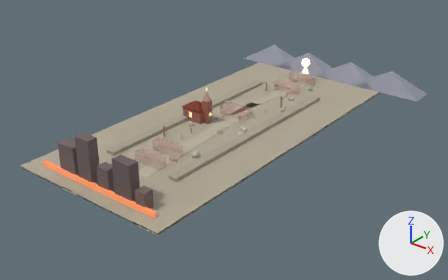
Before and after pictures for a commit that changed the glTF model assets/imported_scenes/wilderness_road.glb.
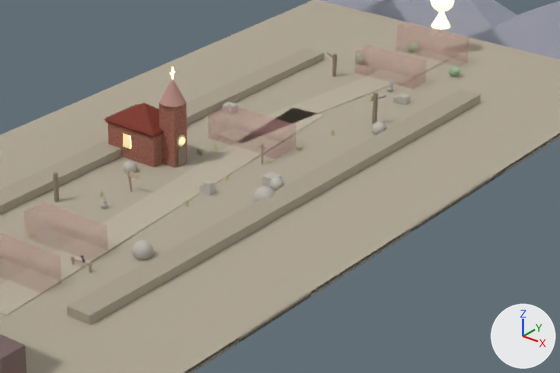
The first picture shows the older version from a 50 mm lens placed at (111.1, -140.3, 80.3), pointed at (2.4, -4.5, -3.9). The close-ups show the older and then the newer version on the part from 32% to 78% of the width and 22% to 71% of the height of that picture. Only the edits that show in the close-ups are written down. Arrows for +X, +Y and +Z are at lower right; the lights stay in place. Where no turn or scale is listed for an object, it has been applied to the vertices.
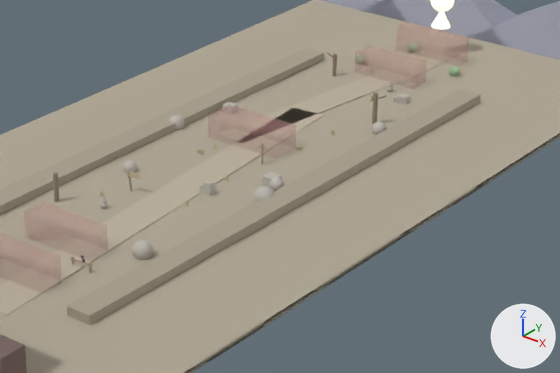
Not visible in the close-ups: 'VIS_PROP_Chapel.006'.

What changed in the scene script:
```text
Change mat_material_17:
    remove # nodes: BsdfPrincipled, Mix, NormalMap, OutputMaterial, TexImage x2
    remove # colours: white #ece7df
    remove # uses the picture img_image_0
    remove # uses the picture img_image_1
    nodes: BsdfPrincipled, OutputMaterial
    colours: grey #bcb6ad
Change mat_material_25:
    mat_material_25.roughness: 0.62 -> 0.85
Change mat_material_32:
    mat_material_32.base_color: (0.46, 0.44, 0.28) -> (0.08, 0.08, 0.1)  # beige #b5b190 -> dark grey #505059
    mat_material_32.roughness: 0.85 -> 0.8
Change mat_material_34:
    mat_material_34.base_color: (0.56, 0.52, 0.32) -> (0.6, 0.3, 0.3)  # beige #c5bf99 -> pink #cb9595
    mat_material_34.roughness: 0.85 -> 1.0
    mat_material_34.alpha: 1.0 -> 0.22
Change me_mesh_43:
    where me_mesh_43.from_pydata(...)  # 24 vertices, 68 faces; spans x -0.25..0.25, y -0.25..0.25, z -0.25..0.25
    remove me_mesh_43.materials.append(mat_material_32)  # beige #b5b190
    add me_mesh_43.materials.append(mat_material_24)  # beige #b5b190
Change me_mesh_44:
    where me_mesh_44.from_pydata(...)  # 24 vertices, 68 faces; spans x -0.15..0.15, y -0.15..0.15, z -0.2..0.2
    remove me_mesh_44.materials.append(mat_material_33)  # beige #b1ad8b
    add me_mesh_44.materials.append(mat_material_25)  # beige #b1ad8b
Change me_mesh_47:
    where me_mesh_47.from_pydata(...)  # 350 vertices, 624 faces; spans x -1.0..1.0, y -1.0..1.0, z -1.0..1.0
    remove me_mesh_47.materials.append(mat_material_25)  # grey #bcb6ad
    add me_mesh_47.materials.append(mat_material_17)  # grey #bcb6ad
Change me_mesh_49:
    where me_mesh_49.from_pydata(...)  # 350 vertices, 624 faces; spans x -0.8..0.8, y -0.8..0.8, z -0.8..0.8
    remove me_mesh_49.materials.append(mat_material_25)  # grey #bcb6ad
    add me_mesh_49.materials.append(mat_material_17)  # grey #bcb6ad
Change me_mesh_92:
    where me_mesh_92.from_pydata(...)  # 8 vertices, 12 faces; spans x -0.55..0.55, y -0.09..0.09, z -0.09..0.09
    remove me_mesh_92.materials.append(mat_material_35)  # beige #a2907c
    add me_mesh_92.materials.append(mat_material_27)  # beige #a2907c
Change me_mesh_114:
    where me_mesh_114.from_pydata(...)  # 8 vertices, 12 faces; spans x -4.5..4.5, y -1.5..1.5, z -1.5..1.5
    remove me_mesh_114.materials.append(mat_material_42)  # pink #cb9595
    add me_mesh_114.materials.append(mat_material_34)  # pink #cb9595
Change me_mesh_115:
    where me_mesh_115.from_pydata(...)  # 8 vertices, 12 faces; spans x -5.0..5.0, y -2.0..2.0, z -1.5..1.5
    remove me_mesh_115.materials.append(mat_material_42)  # pink #cb9595
    add me_mesh_115.materials.append(mat_material_34)  # pink #cb9595
Change me_mesh_116:
    where me_mesh_116.from_pydata(...)  # 8 vertices, 12 faces; spans x -4.5..4.5, y -1.5..1.5, z -1.5..1.5
    remove me_mesh_116.materials.append(mat_material_42)  # pink #cb9595
    add me_mesh_116.materials.append(mat_material_34)  # pink #cb9595
Add me_mesh_48_1:
    me_mesh_48_1.from_pydata(...)  # 13 vertices, 20 faces; spans x -0.16..0.16, y -0.152..0.152, z -0.35..0.35
    me_mesh_48_1.materials.append(mat_material_26)  # beige #c5bf99
Add me_mesh_47_1:
    me_mesh_47_1.from_pydata(...)  # 13 vertices, 20 faces; spans x -0.16..0.16, y -0.152..0.152, z -0.35..0.35
    me_mesh_47_1.materials.append(mat_material_26)  # beige #c5bf99
Add me_mesh_46_1:
    me_mesh_46_1.from_pydata(...)  # 13 vertices, 20 faces; spans x -0.16..0.16, y -0.152..0.152, z -0.35..0.35
    me_mesh_46_1.materials.append(mat_material_26)  # beige #c5bf99
Add me_mesh_45_1:
    me_mesh_45_1.from_pydata(...)  # 13 vertices, 20 faces; spans x -0.16..0.16, y -0.152..0.152, z -0.35..0.35
    me_mesh_45_1.materials.append(mat_material_26)  # beige #c5bf99
Add me_mesh_44_1:
    me_mesh_44_1.from_pydata(...)  # 13 vertices, 20 faces; spans x -0.16..0.16, y -0.152..0.152, z -0.35..0.35
    me_mesh_44_1.materials.append(mat_material_26)  # beige #c5bf99
Remove ob_vis_prop_chapel:
    ob_vis_prop_chapel = bpy.data.objects.new('VIS_PROP_Chapel', me_mesh_18)
Remove ob_vis_prop_chapel_001:
    ob_vis_prop_chapel_001 = bpy.data.objects.new('VIS_PROP_Chapel.001', me_mesh_19)
Remove ob_vis_prop_chapel_002:
    ob_vis_prop_chapel_002 = bpy.data.objects.new('VIS_PROP_Chapel.002', me_mesh_20)
Remove ob_vis_prop_chapel_003:
    ob_vis_prop_chapel_003 = bpy.data.objects.new('VIS_PROP_Chapel.003', me_mesh_21)
Remove ob_vis_prop_chapel_004:
    ob_vis_prop_chapel_004 = bpy.data.objects.new('VIS_PROP_Chapel.004', me_mesh_22)
Remove ob_vis_prop_chapel_005:
    ob_vis_prop_chapel_005 = bpy.data.objects.new('VIS_PROP_Chapel.005', me_mesh_23)
Remove ob_vis_prop_chapel_006:
    ob_vis_prop_chapel_006 = bpy.data.objects.new('VIS_PROP_Chapel.006', me_mesh_24)
Remove ob_vis_prop_chapel_007:
    ob_vis_prop_chapel_007 = bpy.data.objects.new('VIS_PROP_Chapel.007', me_mesh_25)
Remove ob_vis_prop_chapel_008:
    ob_vis_prop_chapel_008 = bpy.data.objects.new('VIS_PROP_Chapel.008', me_mesh_26)
Remove ob_vis_prop_chapel_009:
    ob_vis_prop_chapel_009 = bpy.data.objects.new('VIS_PROP_Chapel.009', me_mesh_27)
Remove ob_vis_prop_chapel_011:
    ob_vis_prop_chapel_011 = bpy.data.objects.new('VIS_PROP_Chapel.011', me_mesh_29)
Change ob_vis_prop_grasstuft_02:
    ob_vis_prop_grasstuft_02: bpy.data.objects.new('VIS_PROP_GrassTuft_02', me_mesh_56) -> bpy.data.objects.new('VIS_PROP_GrassTuft_02', me_mesh_44_1)
Change ob_vis_prop_grasstuft_02_001:
    ob_vis_prop_grasstuft_02_001: bpy.data.objects.new('VIS_PROP_GrassTuft_02.001', me_mesh_57) -> bpy.data.objects.new('VIS_PROP_GrassTuft_02.001', me_mesh_45_1)
Change ob_vis_prop_grasstuft_02_002:
    ob_vis_prop_grasstuft_02_002: bpy.data.objects.new('VIS_PROP_GrassTuft_02.002', me_mesh_58) -> bpy.data.objects.new('VIS_PROP_GrassTuft_02.002', me_mesh_46_1)
Change ob_vis_prop_grasstuft_02_003:
    ob_vis_prop_grasstuft_02_003: bpy.data.objects.new('VIS_PROP_GrassTuft_02.003', me_mesh_59) -> bpy.data.objects.new('VIS_PROP_GrassTuft_02.003', me_mesh_47_1)
Change ob_vis_prop_grasstuft_02_004:
    ob_vis_prop_grasstuft_02_004: bpy.data.objects.new('VIS_PROP_GrassTuft_02.004', me_mesh_60) -> bpy.data.objects.new('VIS_PROP_GrassTuft_02.004', me_mesh_48_1)
```

Pixel boxes [x1, y1, x2, y2] of what changed, in the close-ups (560 x 373 px):
'VIS_PROP_Chapel', deleted (brown)
    before: [108, 123, 162, 167]
'VIS_PROP_Chapel.003', deleted (brown)
    before: [159, 102, 187, 168]
'VIS_PROP_Chapel.002', deleted (red)
    before: [104, 103, 164, 136]
'VIS_PROP_Chapel.004', deleted
    before: [160, 79, 186, 107]
'VIS_PROP_Chapel.001', deleted
    before: [105, 104, 163, 138]
'VIS_PROP_Chapel.007', deleted
    before: [177, 145, 186, 167]
'PROP_Boulder_02', surface changed, recoloured
    both: [169, 115, 184, 130]
'VIS_PROP_Chapel.011', deleted
    before: [123, 134, 131, 149]
'VIS_PROP_Chapel.008', deleted
    before: [177, 135, 186, 147]
'VIS_PROP_Chapel.009', deleted
    before: [179, 137, 185, 145]
'VIS_PROP_DryBrush_01.001', surface changed, recoloured
    both: [200, 150, 204, 155]
